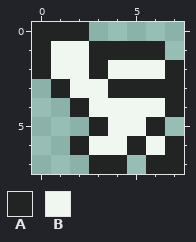
File history of a pixel-art file, raw/graphics/ui/icons/conditions/attack_down.aseprite. Above is the file before it was changed.
8x8 pixels, 1 frame.
Palette (. is transparent): A #222323  B #f0f6f0
After the commit:
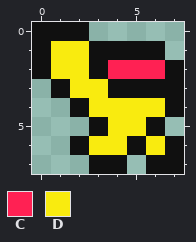
Colours new in this view: C #ff2153  D #f9eb0f
Edits made:
Colour A changes from #222323 to #101010.
Layers "Layer 2", "Layer 1":
The author changed colour B to colour C in row 2 at x 4 to 6.
The author changed colour B to colour D in rows 1 to 2 at x 1 to 2; in row 3 at x 2 to 3; in row 4 at x 3 to 6; in row 5 at x 4 to 5; in row 6 at x 3 to 4 and 6.
Where, in picture pixels (left, top, right, bottom), the same in both pictures:
changed: (32, 22, 184, 174)
